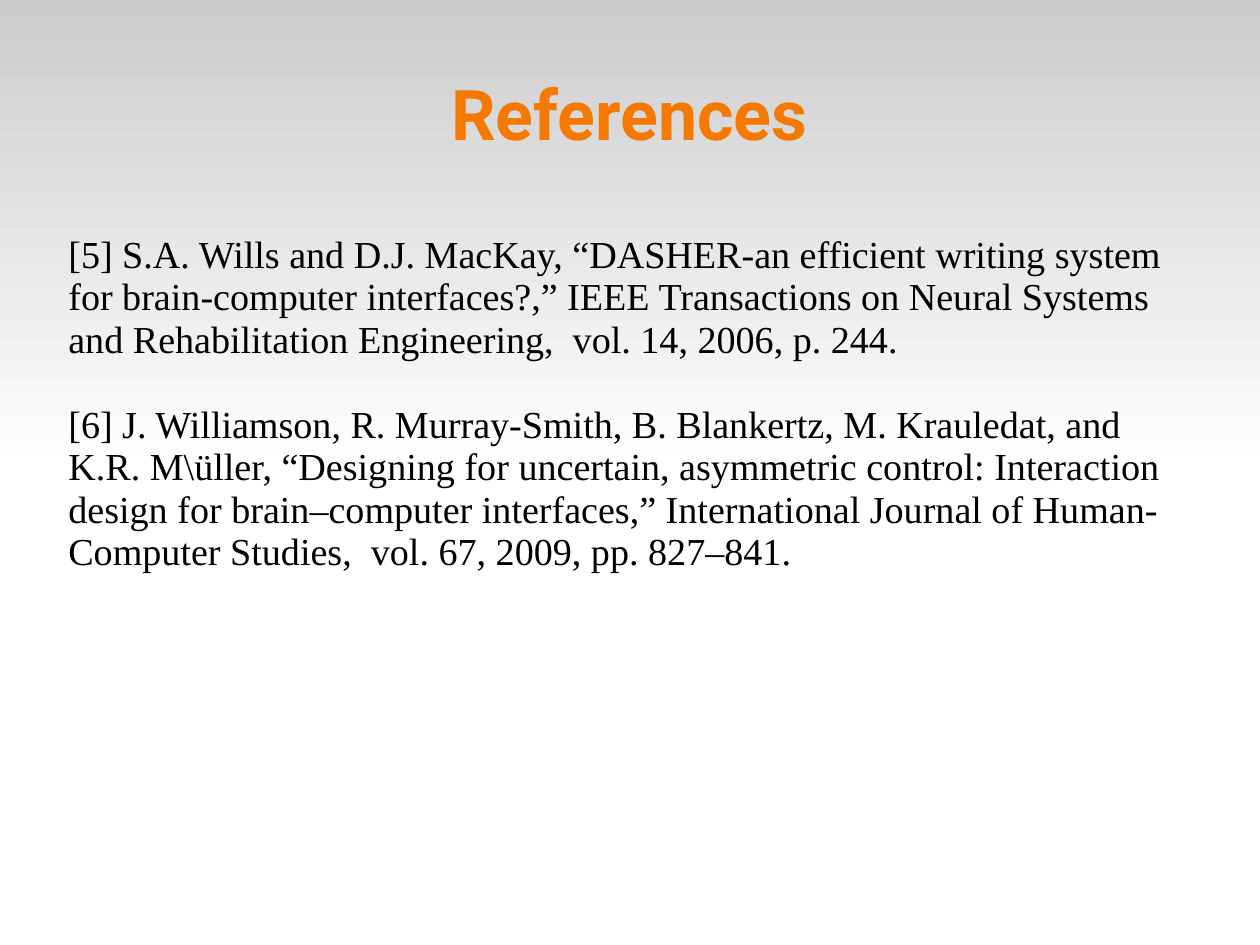
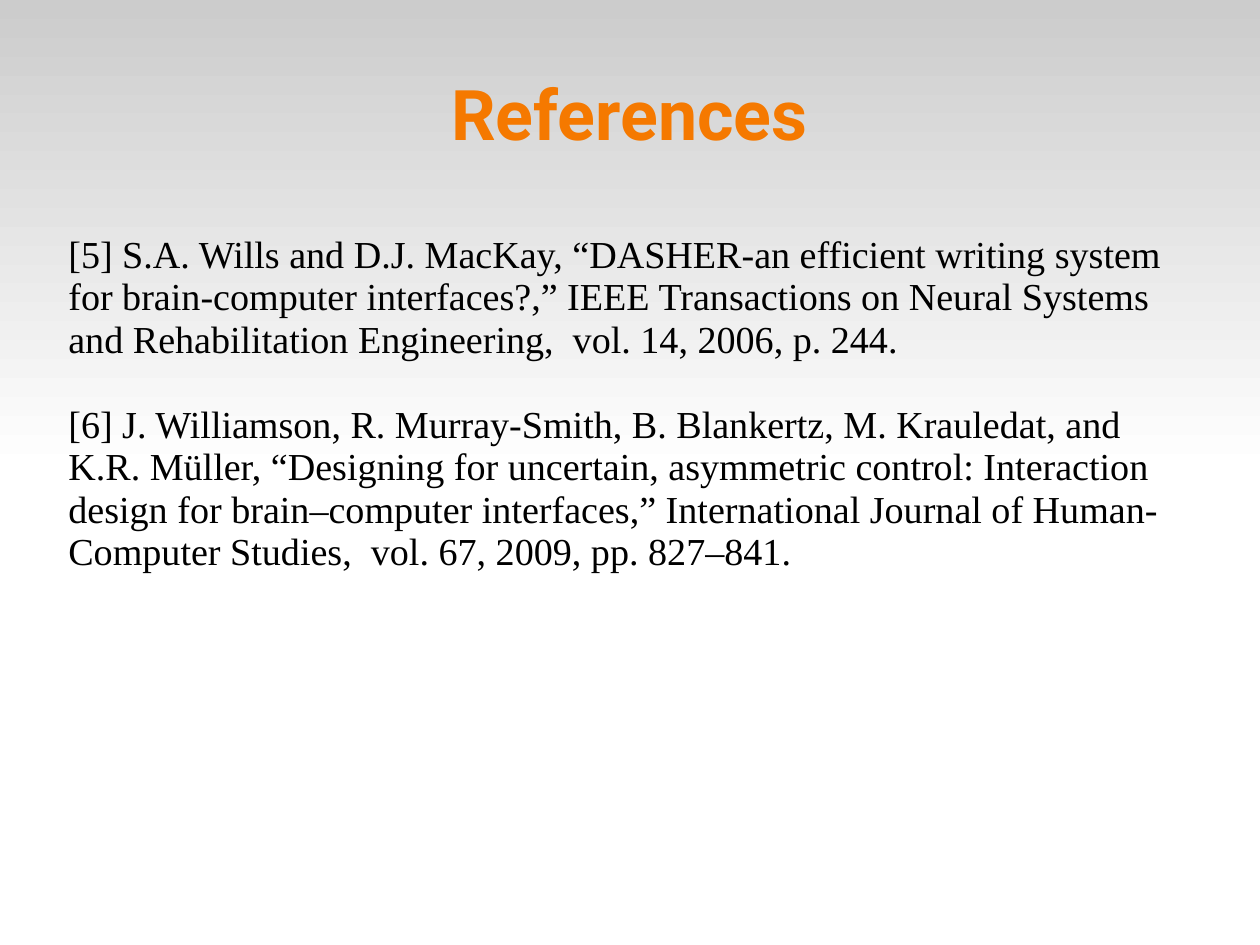
Before and after one commit to abdullah38rcc/BCI-Virtual-Keyboard, a slide deck: slide 18 of circlespell/docs/virtKey.ppt. Drawn at 1260x945 pixels with LibreOffice and Linux fonts; fonts in the diff are those of the drawing. Boxes give left, top, right and bottom in pixels: in the first picture for what was removed or moved away, otherwise in the second. Text is boxed around its words. In the diff, an @@ line names an element or a change of style, - is before the commit and + after.

Commit message:
* minor changes to ppt *

```diff
--- a/circlespell/docs/virtKey.ppt
+++ b/circlespell/docs/virtKey.ppt
@@ text at bbox=[68, 411, 1158, 573]: text changed @@
-[6] J. Williamson, R. Murray-Smith, B. Blankertz, M. Krauledat, and K.R. M\üller, “Designing for uncertain, asymmetric control: Interaction design for brain–computer interfaces,” International Journal of Human-Computer Studies, vol. 67, 2009, pp. 827–841.
+[6] J. Williamson, R. Murray-Smith, B. Blankertz, M. Krauledat, and K.R. Müller, “Designing for uncertain, asymmetric control: Interaction design for brain–computer interfaces,” International Journal of Human-Computer Studies, vol. 67, 2009, pp. 827–841.
```
Also in this commit, not shown: 2 other slides changed.
